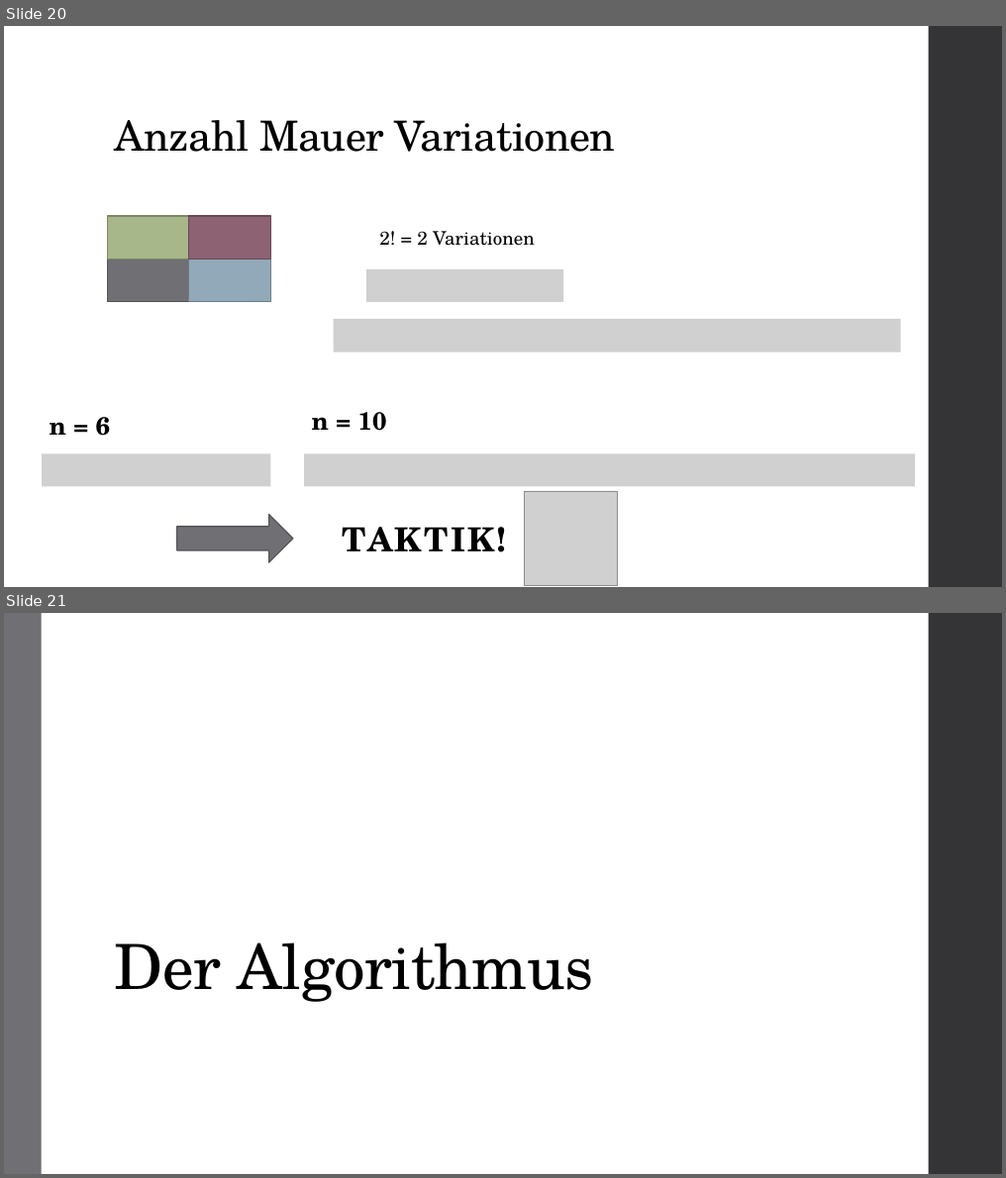
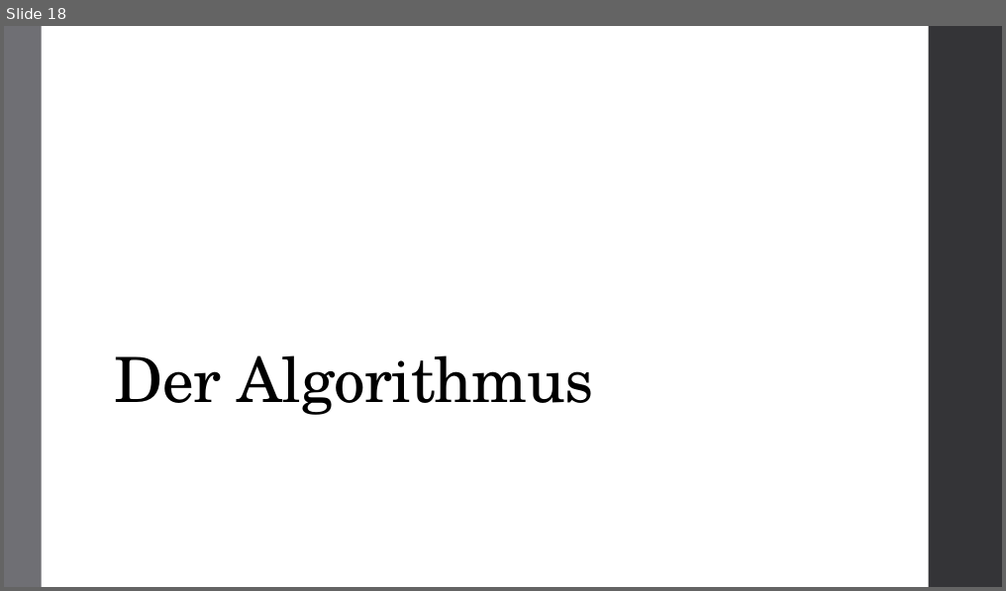
Before and after one commit to atalantus/BwInf36_Runde02, a slide deck: Aufgabe01_Praesentation.pptx. Shown one above the other, each under a label of ours: slides 20 and 21 before the commit, slide 18 after it. The pictures are 1006x1178 and 1006x591 pixels, drawn with LibreOffice and Linux fonts; fonts in the diff are those of the drawing; grey boxes stand for pictures. Boxes give left, top, right and bottom in pixels: in the first picture for what was removed or moved away, otherwise in the second. Text is boxed around its words. In the diff, an @@ line names an element or a change of style, - is before the commit and + after.

```diff
--- a/Aufgabe01_Praesentation.pptx
+++ b/Aufgabe01_Praesentation.pptx
@@ slide 20 removed at [4,26,1002,587], background #FFFFFF; not listed: 1 template element that a slide beside it also shows @@
@@ title removed at [115,120,616,152] @@
-Anzahl Mauer Variationen
@@ rectangle removed at [107,216,189,259] @@
@@ rectangle removed at [189,216,270,259] @@
@@ text removed at [379,231,535,246] @@
-2! = 2 Variationen
@@ rectangle removed at [107,259,189,301] @@
@@ rectangle removed at [189,259,270,301] @@
@@ picture removed at [366,270,564,302] @@
@@ picture removed at [334,319,901,353] @@
@@ text removed at [50,417,110,436] @@
-n = 6
@@ text removed at [312,412,387,431] @@
-n = 10
@@ picture removed at [43,455,271,487] @@
@@ picture removed at [304,455,915,487] @@
@@ picture removed at [525,491,617,586] @@
@@ right arrow removed at [177,515,293,563] @@
@@ text removed at [343,527,507,553] @@
-TAKTIK!
@@ what was slide 21 is now slide 18 @@
```
Also in this commit, not shown: 6 slides changed, 2 slides added, 4 other slides removed.
